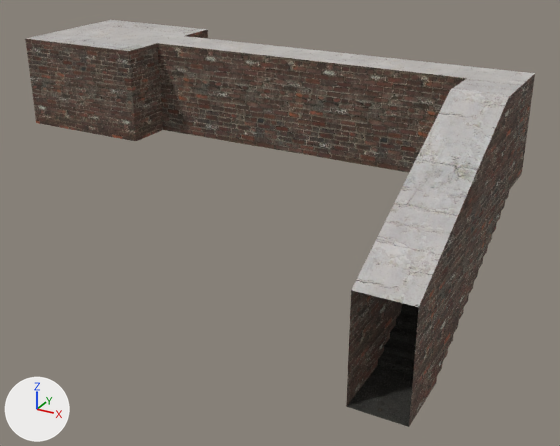
What one commit did to the Blender file art/map0.blend.
Both versions are drawn from a camera (50 mm lens) standing at (10.78, -14.96, 3.27) and looking at (3.82, -2.3, -3.05). Every picture has the same lights, and +X, +Y and +Z are marked at lower left.

Names of what the first picture shows: 'map0'.
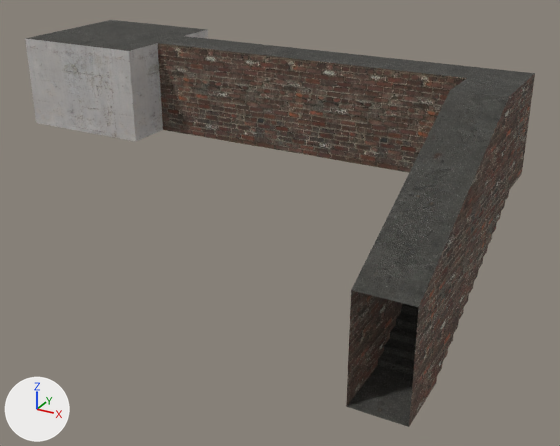
The change in detail:
me_map0 has 92 vertices, 56 faces and spans x -3.0..8.0, y -6.0..1.0, z -4.0..0.0.
me_map0 is used by ob_map0; location (0.0, 0.0, 0.0).
me_map0 part 1: all 7 faces that had it switch from mat_celing (picture img_white_jpg) to mat_floor (picture img_concretefloor_jpg).
me_map0 part 2: all 6 faces centred in x -3.0..0.0, y -2.0..1.0, z -1.0 switch from mat_walls (picture img_brickwall_jpg) to mat_celing (picture img_white_jpg).

What differs and where, as boxes [x1, y1, x2, y2] in the pictures (560 x 446 px):
part 1 of me_map0, recoloured: [25, 20, 535, 307] in both
part 2 of me_map0, recoloured (brown to grey): [25, 30, 208, 141] in both
